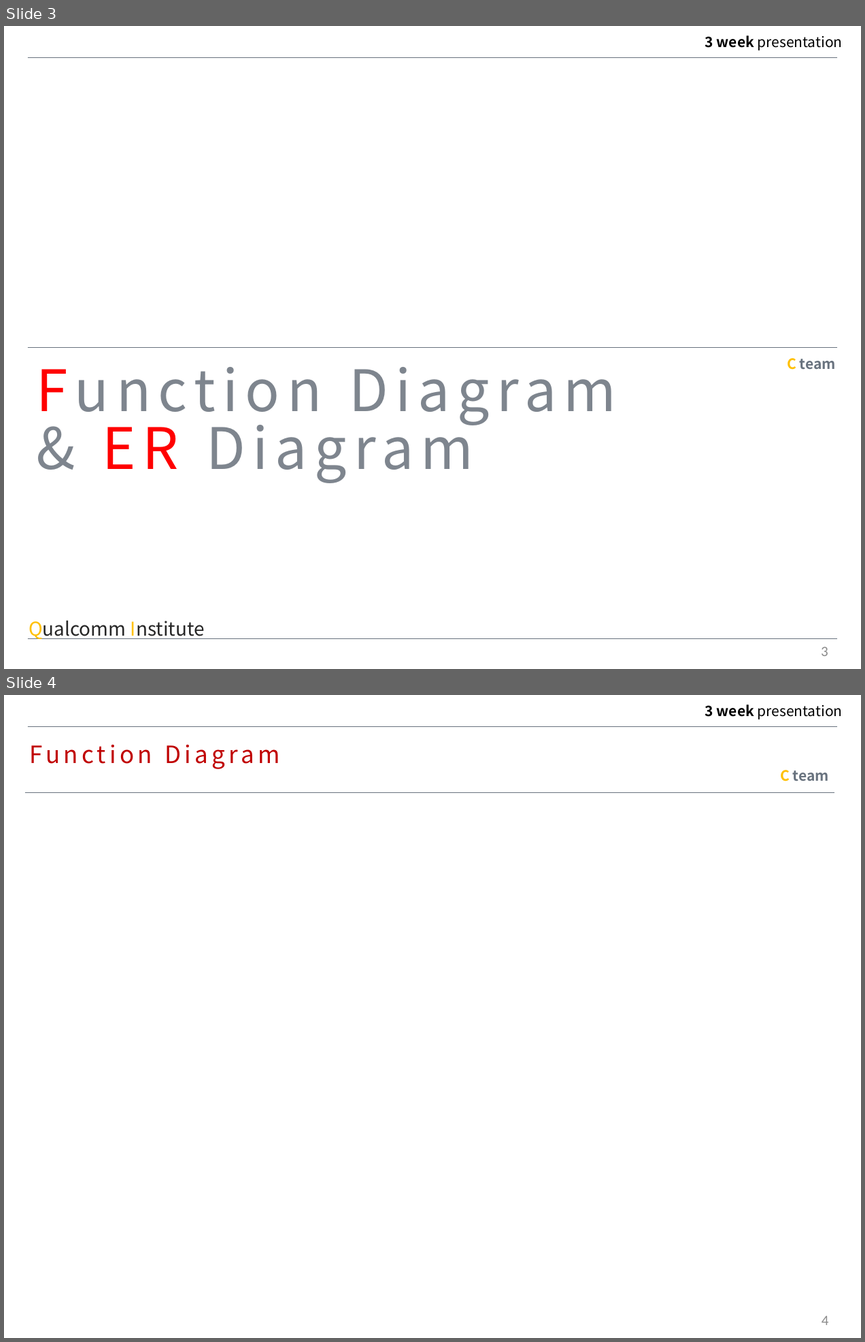
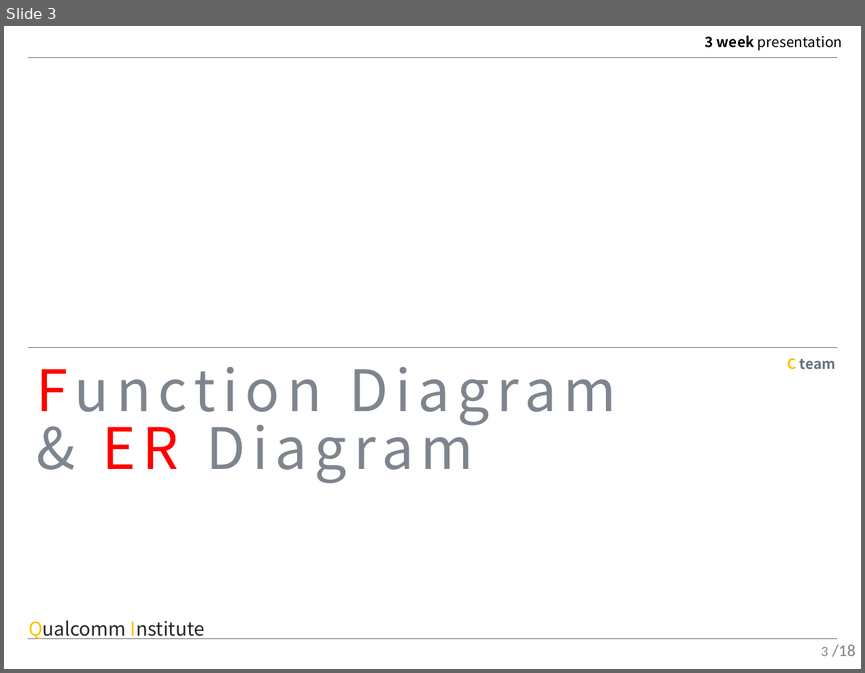
Before and after one commit to MAENGSOOHOON/summer2017IoT, a slide deck: 3week/ppt/3week.pptx. Shown one above the other, each under a label of ours: slides 3 and 4 before the commit, slide 3 after it. The pictures are 865x1342 and 865x673 pixels, drawn with LibreOffice and Linux fonts; fonts in the diff are those of the drawing. Boxes give left, top, right and bottom in pixels: in the first picture for what was removed or moved away, otherwise in the second. Text is boxed around its words. In the diff, an @@ line names an element or a change of style, - is before the commit and + after.

```diff
--- a/3week/ppt/3week.pptx
+++ b/3week/ppt/3week.pptx
@@ slide 4 removed at (4, 695, 861, 1338), background #FFFFFF; not listed: 2 template elements that a slide beside it also shows @@
@@ text removed at (29, 745, 280, 769) @@
-Function Diagram
@@ text removed at (780, 770, 829, 781) @@
-C team
@@ line removed from (24, 793) to (834, 793) @@
@@ page number removed at (821, 1315, 829, 1325) @@
-4
@@ slide 3 changed as well @@
@@ text added at (832, 644, 855, 656), 14 pt, text #808080 @@
+/18
```
Also in this commit, not shown: 6 other slides changed, 11 slides added, 4 other slides removed, 2 other files.
